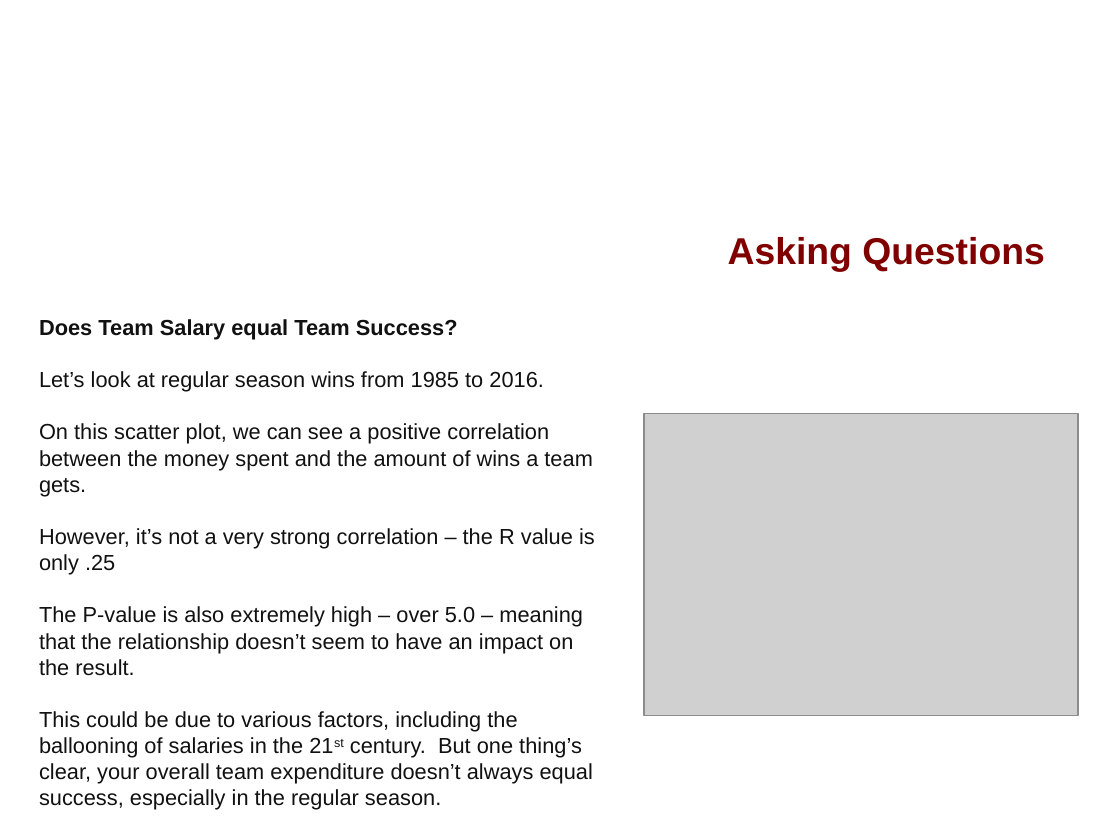
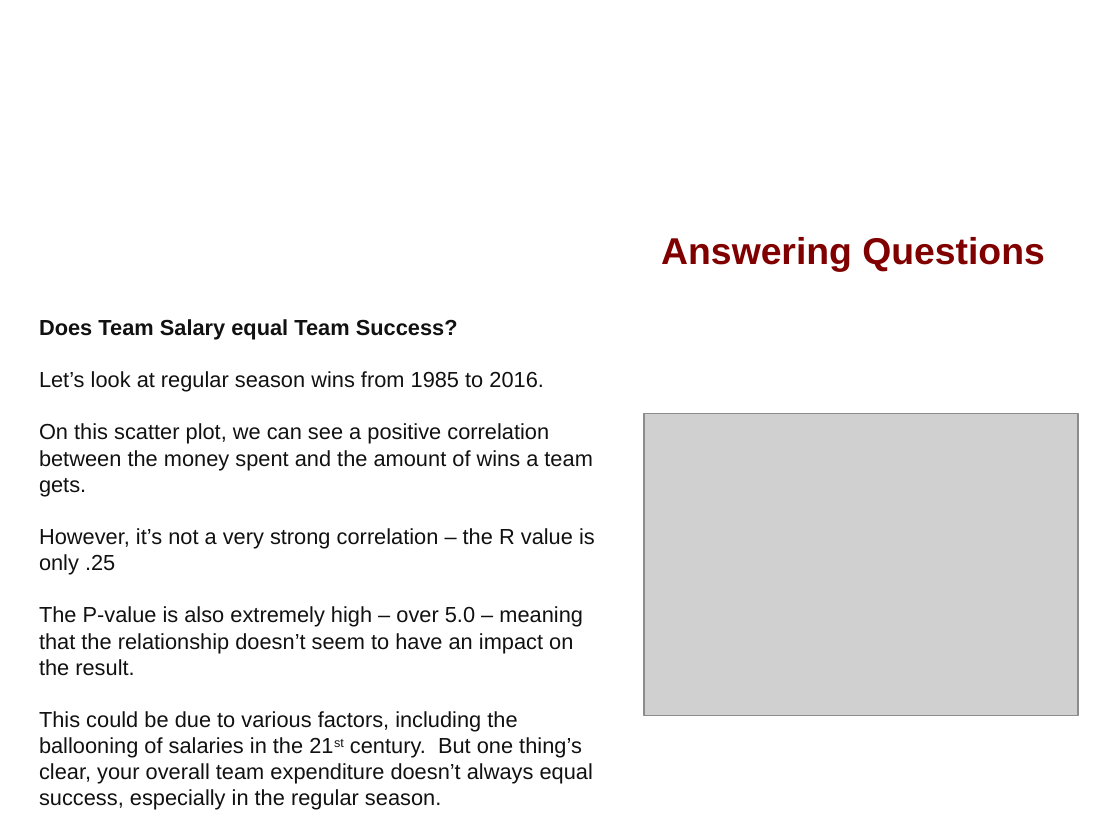
Before and after one commit to davidfashbinder/final_project, a slide deck: slide 10 of Final Presentation.pptx (slide 9 before the commit). Drawn at 1120x840 pixels with LibreOffice and Linux fonts; fonts in the diff are those of the drawing; grey boxes stand for pictures; background and template pictures are left out. Boxes give left, top, right and bottom in pixels: in the first picture for what was removed or moved away, otherwise in the second. Text is boxed around its words. In the diff, an @@ line names an element or a change of style, - is before the commit and + after.

```diff
--- a/Final Presentation.pptx
+++ b/Final Presentation.pptx
@@ title at (x1=661, y1=237, x2=1044, y2=272): text changed @@
-Asking Questions
+Answering Questions
```
Also in this commit, not shown: 2 other slides changed, 2 slides added, 1 slide removed.
